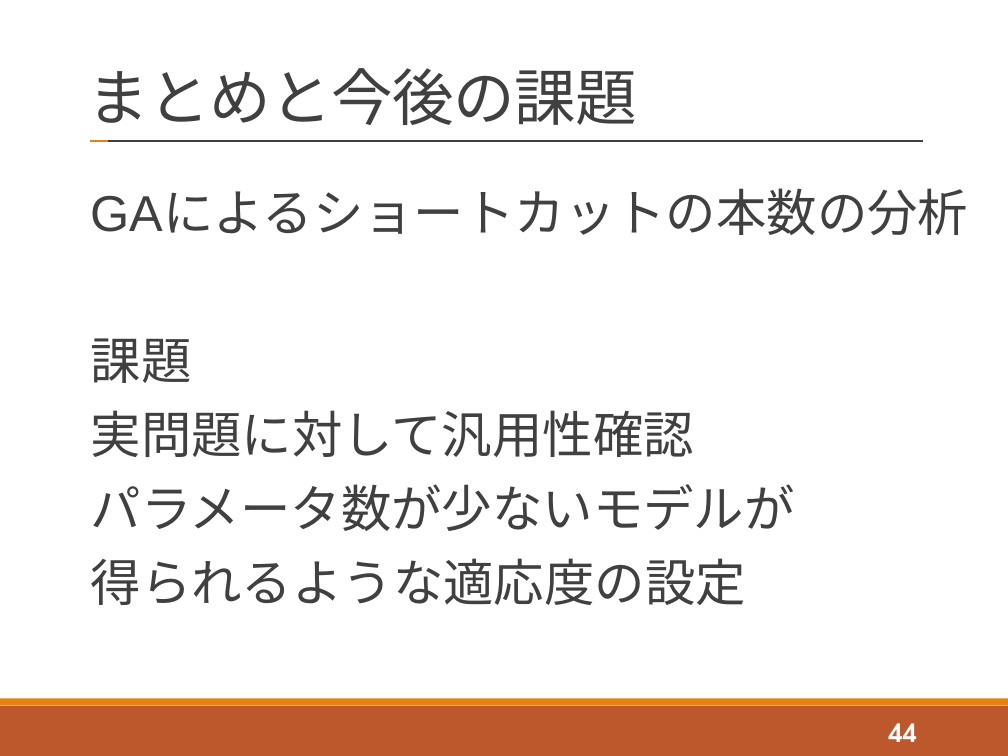
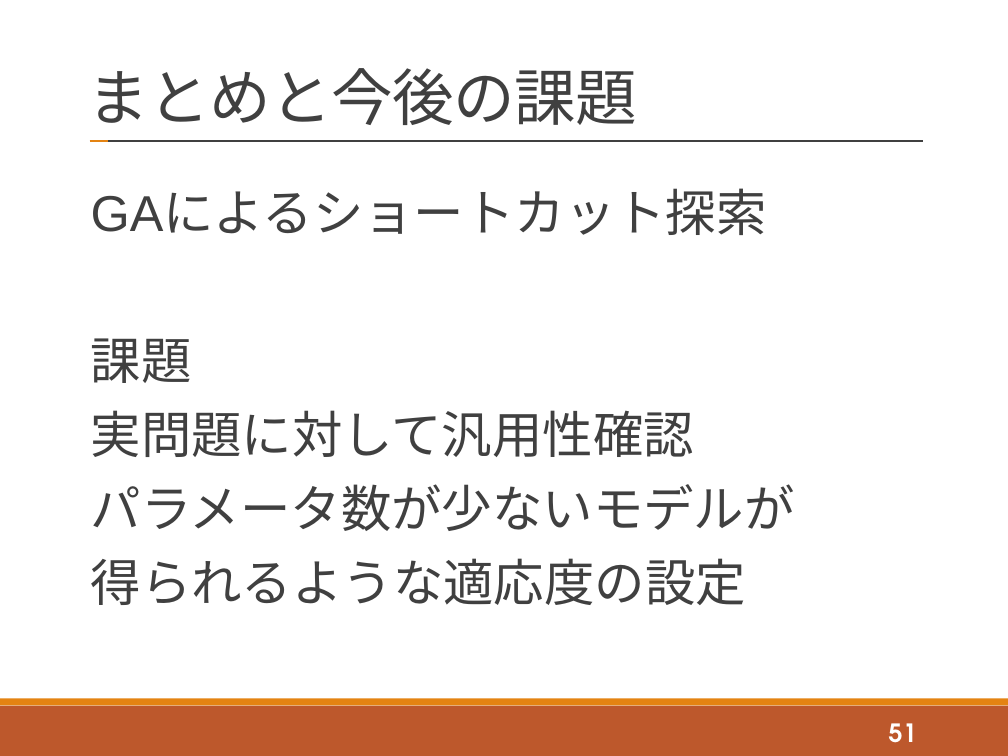
Before and after one commit to tatsuya-sugiyama/WeeklyReport, a slide deck: slide 51 of report/2020後期/2020_2nd_sugiyama.pptx (slide 44 before the commit). Drawn at 1008x756 pixels with LibreOffice and Linux fonts; fonts in the diff are those of the drawing. Boxes give left, top, right and bottom in pixels: in the first picture for what was removed or moved away, otherwise in the second. Text is boxed around its words. In the diff, an @@ line names an element or a change of style, - is before the commit and + after.

```diff
--- a/report/2020後期/2020_2nd_sugiyama.pptx
+++ b/report/2020後期/2020_2nd_sugiyama.pptx
@@ text at (91,191,767,235): text changed @@
-GAによるショートカットの本数の分析
+GAによるショートカット探索
@@ page number at (889,723,917,743): text changed @@
-44
+51
```
Also in this commit, not shown: 10 other slides changed, 7 slides added, 6 other files.
